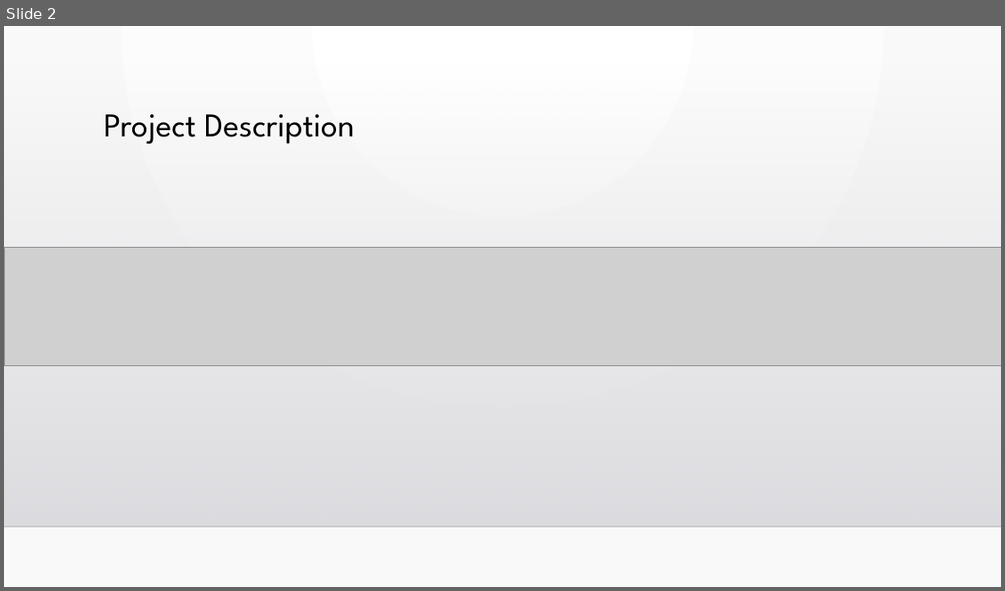
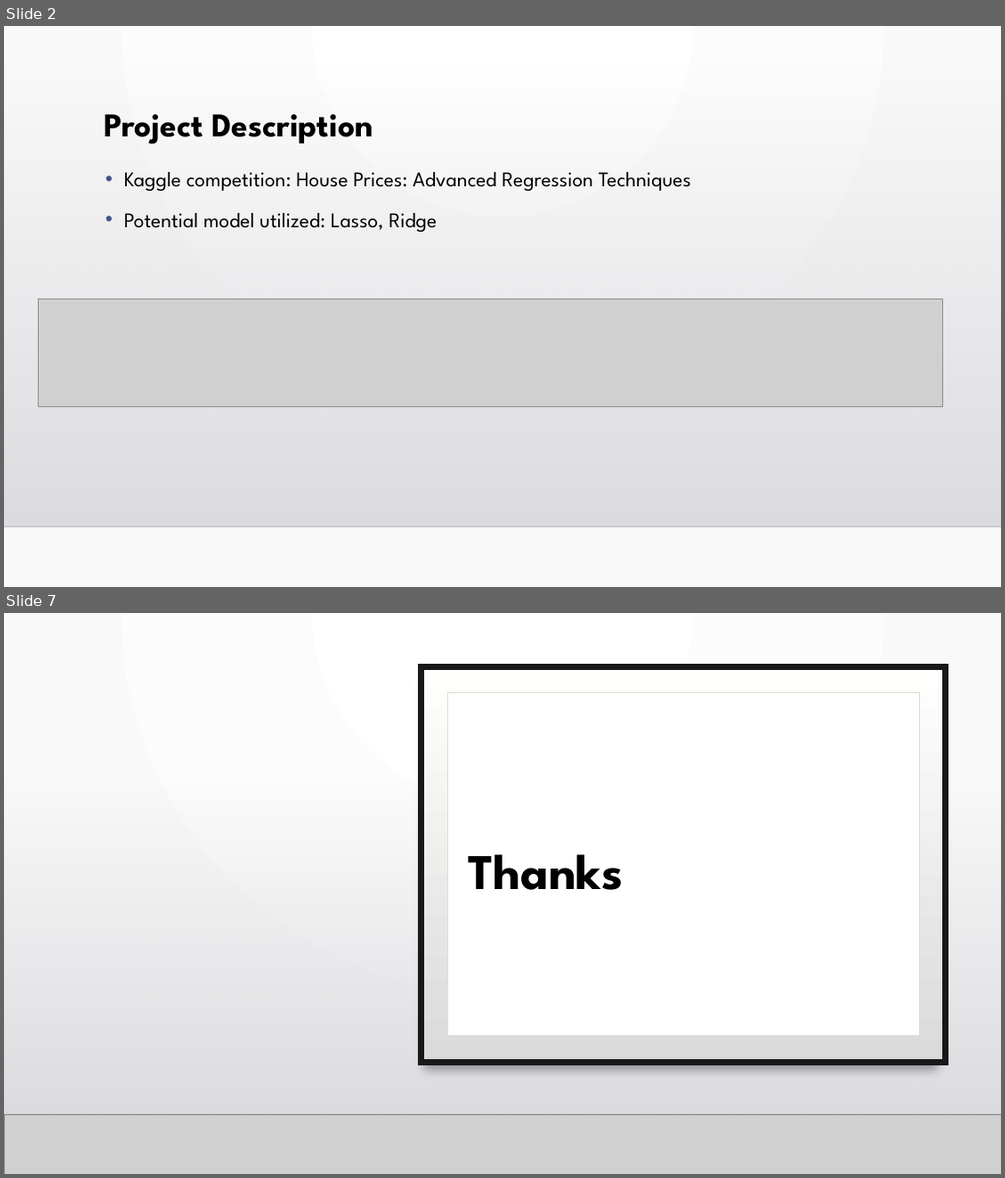
Before and after one commit to MarkJINi37/QF624-Machine-Learning, a slide deck: Proposal/Proposal.pptx. Shown one above the other, each under a label of ours: slide 2 before the commit, slides 2 and 7 after it; the slides between them are not shown. The pictures are 1005x591 and 1005x1178 pixels, drawn with LibreOffice and Linux fonts; fonts in the diff are those of the drawing; grey boxes stand for pictures; background and template pictures are left out. Boxes give left, top, right and bottom in pixels: in the first picture for what was removed or moved away, otherwise in the second. Text is boxed around its words. In the diff, an @@ line names an element or a change of style, - is before the commit and + after.

```diff
--- a/Proposal/Proposal.pptx
+++ b/Proposal/Proposal.pptx
@@ slide 7 added at [4,613,1001,1174], background gradient #FFFFFF to #FAFAFA; not listed: 2 template elements that a slide beside it also shows @@
@@ rectangle added at [4,613,1001,1174], fill gradient #FFFFFF to #FAFAFA @@
@@ rectangle added at [421,666,946,1062], fill gradient #000001 to #191919 @@
@@ rectangle added at [421,666,946,1062], fill gradient #DADADA to #FFFFFE, outline #191919 6 pt @@
@@ rectangle added at [447,692,919,1035], fill #FFFFFF, outline #DFDBD5 0.5 pt @@
@@ rectangle added at [4,779,1001,1114], fill gradient #DCDCE0 @@
@@ text added at [468,854,623,890], 48 pt, text #000000, bold @@
+Thanks
@@ line added from (4, 1114) to (1001, 1114), #000001 1 pt @@
@@ picture added at [4,1114,1001,1174] @@
@@ slide 2 changed as well @@
@@ title "Project Description" at [104,114,373,144]: bold on @@
@@ text added at [124,172,691,232], 20 pt, text #000000 @@
+• Kaggle competition: House Prices: Advanced Regression Techniques
+• Potential model utilized: Lasso, Ridge
@@ picture: place and size @@
-picture at [4,248,1001,365]
+picture at [39,299,943,406]
```
Also in this commit, not shown: 1 other slide changed, 4 other slides added, 3 slides removed.
